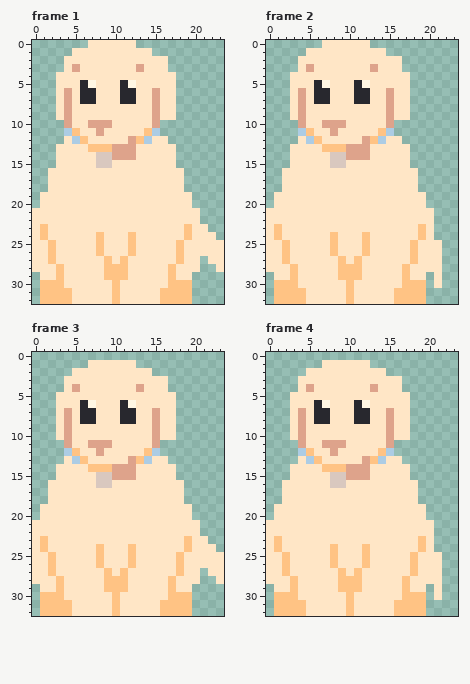
Edited in one commit: pixel-art file (Assets/Sprites/Animations/GoodestBoyDoggo_Happy.aseprite). Above is the file before it was changed.
24x33 pixels, 8 frames. Shown: frame 1, frame 2, frame 3, frame 4. The commit also changed other frames, which this record leaves out.
Once edited:
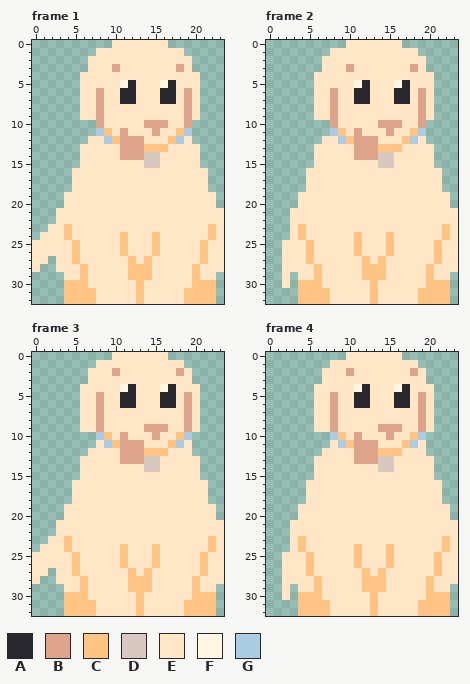
Palette (. is transparent): A #28282e  B #dea38b  C #ffc384  D #d9c8bf  E #ffe6c6  F #fff7e4  G #accce4
Change:
Changed rows in their new state; - is an unchanged pixel.
Frame 1:
first column x 0:
 0 -------...---EEEE-------
 1 -----...-------EEEE-----
 2 ----...----------EEE----
 3 ----...---B--E---EBE----
 4 ---...------------EEE---
 5 ---...EE---FA---FAEEE---
 6 ---...EEB------EAAEBE---
 7 ---...EEB------EAAEBE---
 8 ---...--B------E--EBE---
 9 ---...--B------E--EBE---
10 ----....-E----B-BEEB----
11 ----....GC-B--EBEECG----
12 ----...--GCB-BE--CGE----
13 ---...-EEEE--BCCC-EEE---
14 ---...--EEE--BDD--EEE---
15 ---...--EE----DD--EEE---
16 --...--------------EEE--
17 --...--------------EEE--
18 --...--------------EEE--
19 -...----------------EEE-
20 -...----------------EEE-
21 ...------------------EEE
22 ...------------------EEE
23 ..--C--------------E--CE
24 .E--C---E--CE--C---E--CE
25 --E--C--E--CE--C--E--C--
26 --E--C--E--CE--C--E--C--
27 --.--C---E-EC-C---E--C--
28 -..E--C--EEECCC--E--CEE-
29 -...--C--EEECCC--E--CEE-
30 -...CCC---E--C---EEECCC-
31 -...-CCC--E--C--EEE-CCC-
32 -...-CCC--E--C--EEE-CCC-
Frame 2:
first column x 0:
 0 -------...---EEEE-------
 1 -----...-------EEEE-----
 2 ----...----------EEE----
 3 ----...---B--E---EBE----
 4 ---...------------EEE---
 5 ---...EE---FA---FAEEE---
 6 ---...EEB------EAAEBE---
 7 ---...EEB------EAAEBE---
 8 ---...--B------E--EBE---
 9 ---...--B------E--EBE---
10 ----....-E----B-BEEB----
11 ----....GC-B--EBEECG----
12 ----...--GCB-BE--CGE----
13 ---...-EEEE--BCCC-EEE---
14 ---...--EEE--BDD--EEE---
15 ---...--EE----DD--EEE---
16 --...--------------EEE--
17 --...--------------EEE--
18 --...--------------EEE--
19 -...----------------EEE-
20 -...----------------EEE-
21 ...------------------EEE
22 ...------------------EEE
23 ...-C--------------E-ECE
24 ...-C---E--CE--C---E-ECE
25 ..E--C--E--CE--C--E--CEE
26 ..E--C--E--CE--C--E--CEE
27 ..E--C---E-EC-C---E--CEE
28 ..-E--C--EEECCC--E--C-EE
29 -.-.--C--EEECCC--E--C-E-
30 -.E.CCC---E--C---EEECCC-
31 -...-CCC--E--C--EEE-CCC-
32 -...-CCC--E--C--EEE-CCC-
Frame 3:
first column x 0:
 0 ----------EEEEEEE-------
 1 -------.-----EEEEEE-----
 2 -----..---B----EEEBE----
 3 ----...----------EEE----
 4 ----..-----FAE--FAEEE---
 5 ---...--B--AA---AAEBE---
 6 ---...EEB---A---AAEBE---
 7 ---...EEB--EE--E--EBE---
 8 ---...EEB--EE--E--EBE---
 9 ---...--B-----B-B-EBE---
10 ---.....GC-B------CG----
11 ----....EGCBBB-EECGE----
12 ----...-E--BBB-CCEEE----
13 ----..E----B-BDD-EEEE---
14 ---...-EEEEEE-DD--EEE---
15 ---...--EEEEE-----EEE---
16 --...---EE---------EEE--
17 --...--------------EEE--
18 --...--------------EEE--
19 -...----------------EEE-
20 -...----------------EEE-
21 ...------------------EEE
22 ...------------------EEE
23 ..--C--------------E--CE
24 .E--C---E--CE--C---E--CE
25 --E--C--E--CE--C--E--C--
26 --E--C--E--CE--C--E--C--
27 --.--C---E-EC-C---E--C--
28 -..E--C--EEECCC--E--CEE-
29 -...--C--EEECCC--E--CEE-
30 -...CCC---E--C---EEECCC-
31 -...-CCC--E--C--EEE-CCC-
32 -...-CCC--E--C--EEE-CCC-
Frame 4:
first column x 0:
 0 ----------EEEEEEE-------
 1 -------.-----EEEEEE-----
 2 -----..---B----EEEBE----
 3 ----...----------EEE----
 4 ----..-----FAE--FAEEE---
 5 ---...--B--AA---AAEBE---
 6 ---...EEB---A---AAEBE---
 7 ---...EEB--EE--E--EBE---
 8 ---...EEB--EE--E--EBE---
 9 ---...--B-----B-B-EBE---
10 ---.....GC-B------CG----
11 ----....EGCBBB-EECGE----
12 ----...-E--BBB-CCEEE----
13 ----..E----B-BDD-EEEE---
14 ---...-EEEEEE-DD--EEE---
15 ---...--EEEEE-----EEE---
16 --...---EE---------EEE--
17 --...--------------EEE--
18 --...--------------EEE--
19 -...----------------EEE-
20 -...----------------EEE-
21 ...------------------EEE
22 ...------------------EEE
23 ...-C--------------E-ECE
24 ...-C---E--CE--C---E-ECE
25 ..E--C--E--CE--C--E--CEE
26 ..E--C--E--CE--C--E--CEE
27 ..E--C---E-EC-C---E--CEE
28 ..-E--C--EEECCC--E--C-EE
29 -.-.--C--EEECCC--E--C-E-
30 -.E.CCC---E--C---EEECCC-
31 -...-CCC--E--C--EEE-CCC-
32 -...-CCC--E--C--EEE-CCC-
Where, in picture pixels (left, top, right, bottom), the same in both pictures:
changed: (32, 40, 224, 304)
changed: (266, 40, 458, 304)
changed: (32, 352, 224, 616)
changed: (266, 352, 458, 616)
